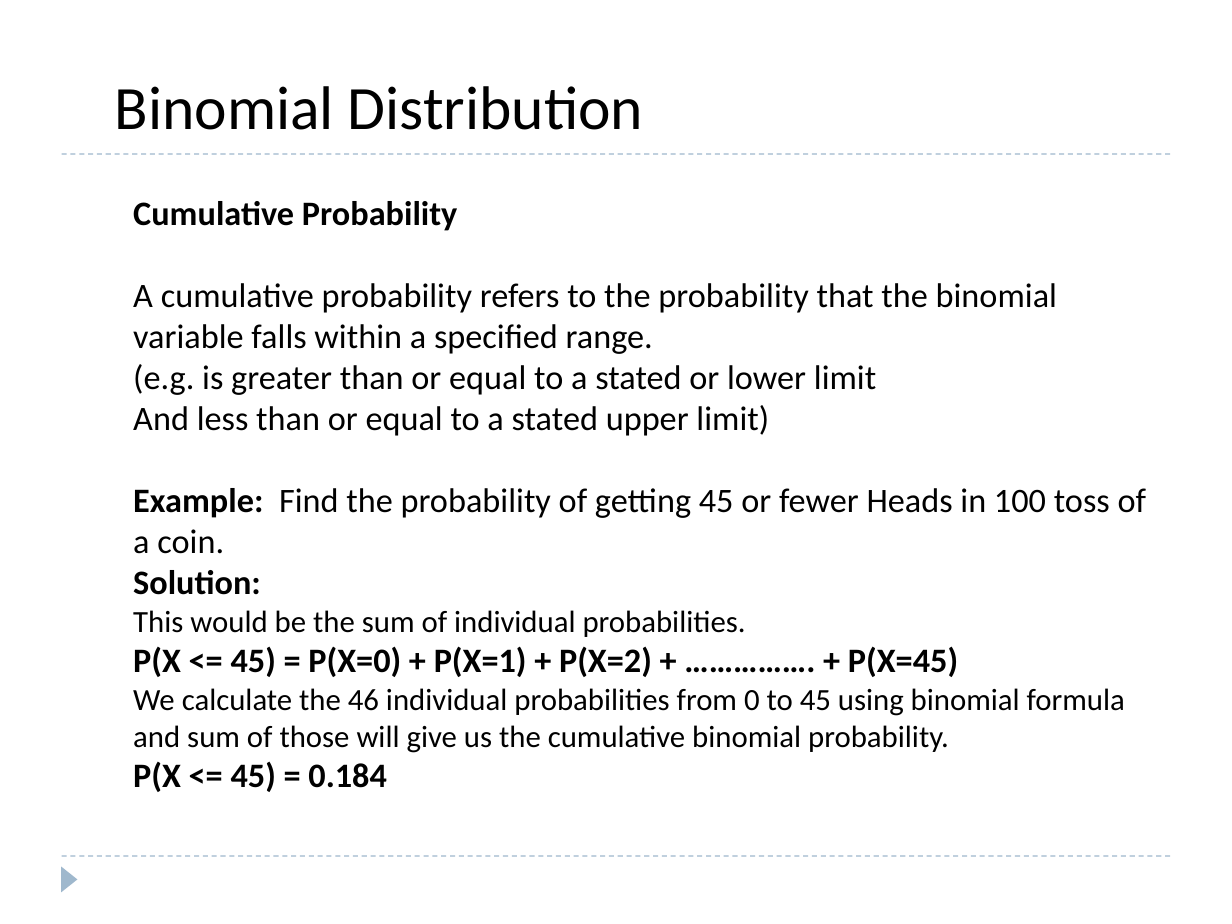
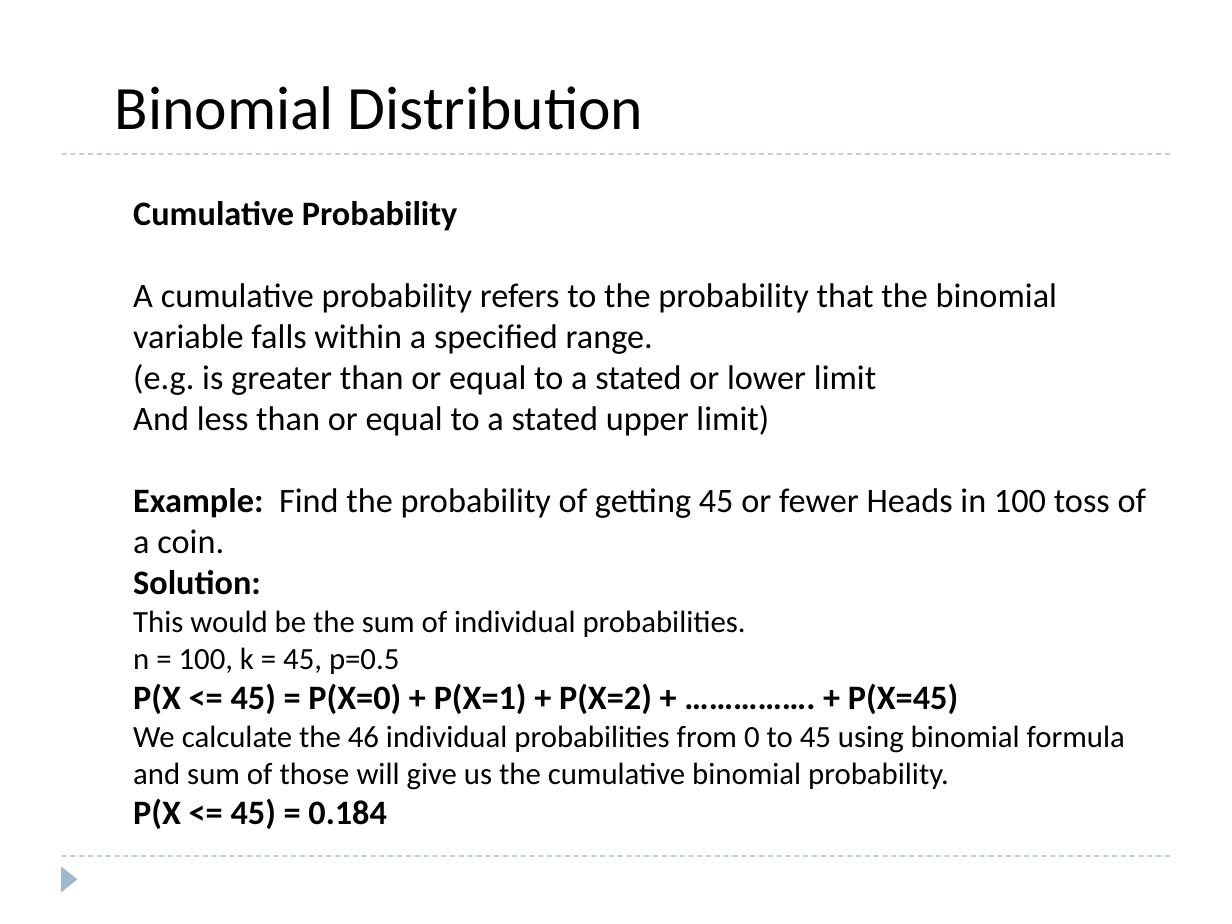
Before and after one commit to roushanprasad/DataScience_ML, a slide deck: slide 27 of Stats/007_Inferential/007.3-Distribution/007.4-Distribution.pptx. Drawn at 1232x924 pixels with LibreOffice and Linux fonts; fonts in the diff are those of the drawing. Boxes give left, top, right and bottom in pixels: in the first picture for what was removed or moved away, otherwise in the second. Text is boxed around its words. In the diff, an @@ line names an element or a change of style, - is before the commit and + after.

```diff
--- a/Stats/007_Inferential/007.3-Distribution/007.4-Distribution.pptx
+++ b/Stats/007_Inferential/007.3-Distribution/007.4-Distribution.pptx
@@ text at box(133, 647, 399, 674): paragraph added @@
+n = 100, k = 45, p=0.5
```
Also in this commit, not shown: 5 other slides changed, 3 slides added, 1 slide removed, 1 other file.
